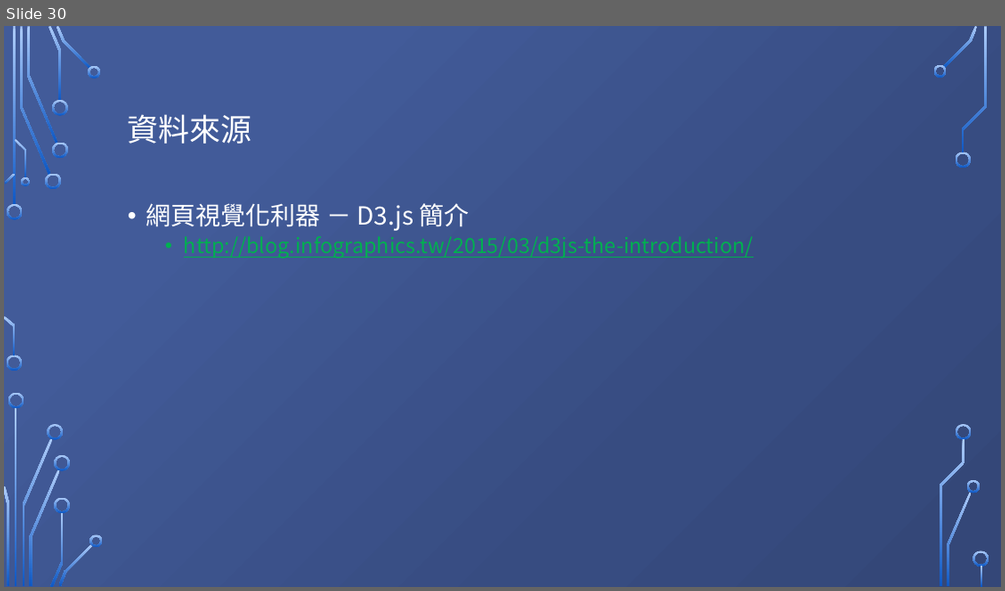
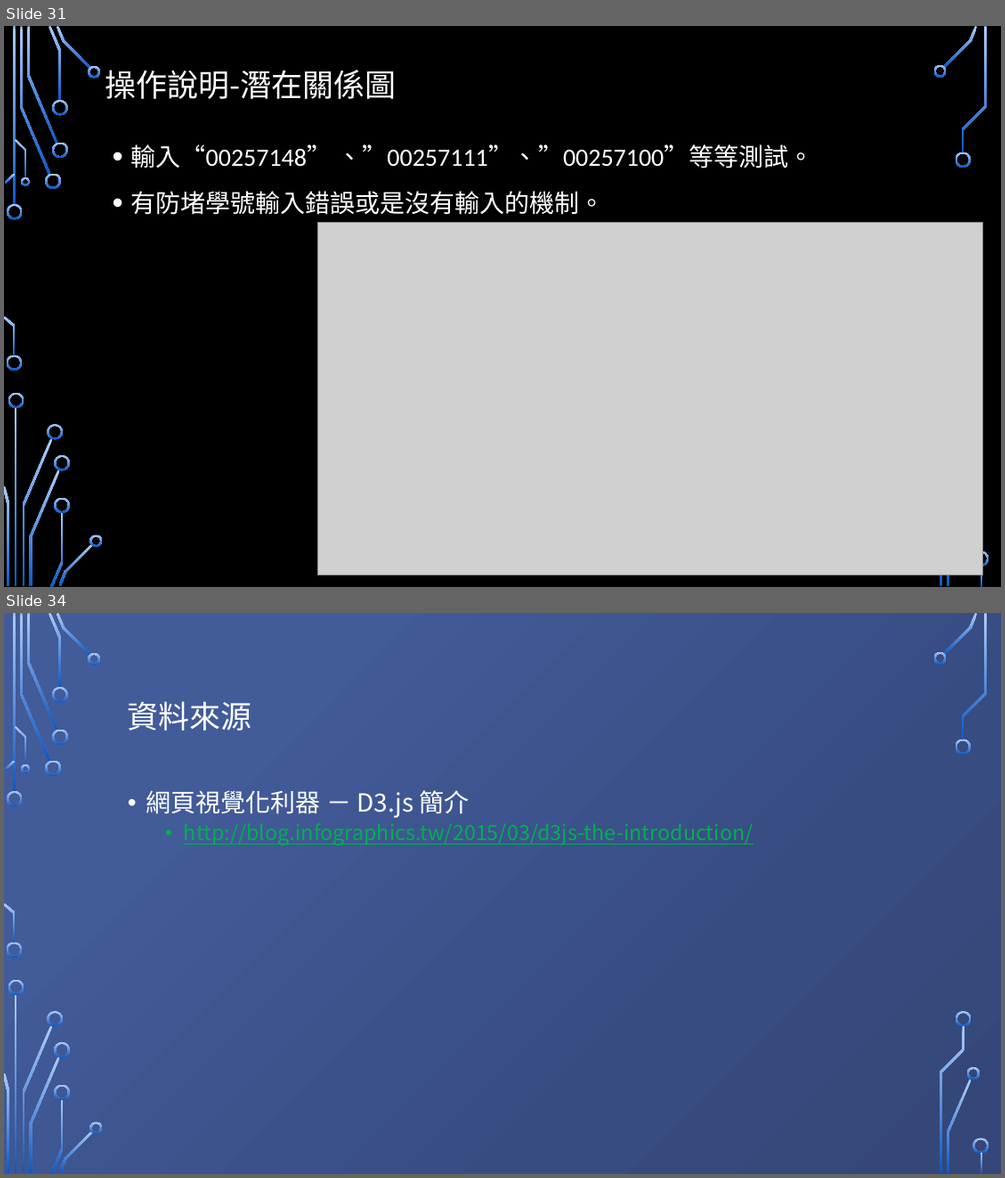
Before and after one commit to vic4113110631/SocialActivityTimeline, a slide deck: web/第七組.pptx. Shown one above the other, each under a label of ours: slide 30 before the commit, slides 31 and 34 after it; the slides between them are not shown. The pictures are 1005x591 and 1005x1178 pixels, drawn with LibreOffice and Linux fonts; fonts in the diff are those of the drawing; grey boxes stand for pictures; background and template pictures are left out. Boxes give left, top, right and bottom in pixels: in the first picture for what was removed or moved away, otherwise in the second. Text is boxed around its words. In the diff, an @@ line names an element or a change of style, - is before the commit and + after.

Commit message:
PPT增加操作說明，Relation.do增加學號防堵機制。

```diff
--- a/web/第七組.pptx
+++ b/web/第七組.pptx
@@ slide 31 added at (4, 26, 1001, 587), background picture (left out); not listed: 34 template elements that a slide beside it also shows @@
@@ text added at (105, 70, 396, 99), 30 pt, text #FFFFFF @@
+操作說明-潛在關係圖
@@ text added at (131, 144, 813, 215), 24 pt, text #FFFFFF @@
+• 輸入“00257148” 、”00257111”、”00257100”等等測試。
+• 有防堵學號輸入錯誤或是沒有輸入的機制。
@@ picture added at (318, 223, 983, 575) @@
@@ what was slide 30 is now slide 34 @@
```
Also in this commit, not shown: 3 other slides added, 1 other file.
